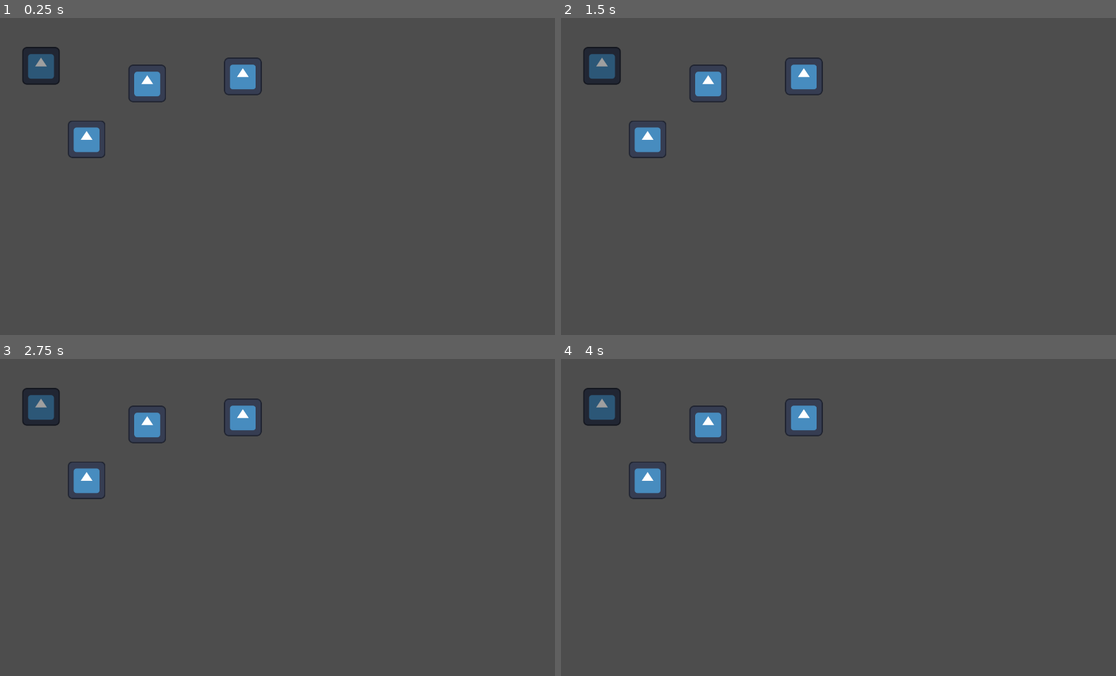
Above: before the commit, frames 1-4 (two rows, left to right).
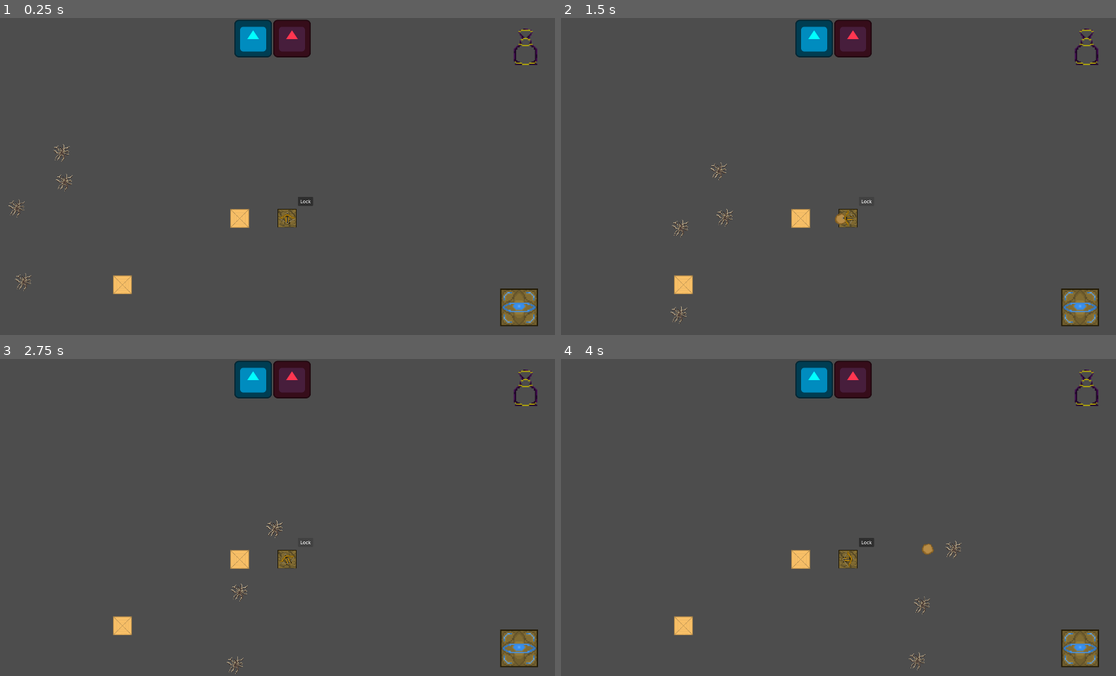
Above: after the commit, the same moments.

Repository: Kaczs/school-jam
Game: Godot game, scene res://Scenes/Levels/tower_testing.tscn
Two runs of this game, one before a commit and one after it. Both use one fixed random seed, a clock stepped at 60 frames per second and the inputs below. Before the commit the project starts from res://Scenes/Levels/wind_testing.tscn. The engine's default icon, where the game draws it, is replaced by a stand-in: a white triangle on a blue panel in a dark square.
Inputs (mouse positions are in pixels of both pictures, inside the frame that each line leads up to):
- Up to frame 1 (0.25 s): no input
- Up to frame 2 (1.5 s): click (866, 201) at 0.5 s, where only the run after the commit has a clickable "Lock"; click (866, 201) at 1.25 s, where only the run after the commit has a clickable "Lock"
- Up to frame 3 (2.75 s): click (305, 542) at 2 s, where only the run after the commit has a clickable "Lock"
- Up to frame 4 (4 s): move the mouse to (960, 501) at 2.77 s; press the mouse at (960, 501) at 2.78 s; tap 2 (global_wind, bound only after the commit) at 3.05 s; release the mouse at (960, 501) at 3.5 s; drag from (721, 533) to (805, 580) at 3.52 s

The runs differ from the first frame. In frame 1, 5.7% of the frame differs, in the area x 1-97%, y 0-98%; in frame 2, 5.6%; in frame 3, 5.6%; in frame 4, 5.7%, in the area x 3-97%, y 0-99%.

Commit message:
Wind strength adjust, sprite size changed

Diff:
--- a/Scenes/Enemies/normal_enemy.tscn
+++ b/Scenes/Enemies/normal_enemy.tscn
@@ -6,7 +6,7 @@
 [ext_resource type="Script" uid="uid://dlnn6cuk6ygi6" path="res://Scripts/health_component.gd" id="4_mtu75"]
 
 [sub_resource type="CircleShape2D" id="CircleShape2D_4j5cq"]
-radius = 64.00781
+radius = 40.0
 
 [node name="NormalEnemy" type="RigidBody2D" unique_id=924509886]
 gravity_scale = 0.0
@@ -17,6 +17,7 @@
 speed = 1000
 
 [node name="Icon" type="Sprite2D" parent="." unique_id=1000397959]
+scale = Vector2(0.5, 0.5)
 texture = ExtResource("2_4j5cq")
 
 [node name="CollisionShape2D" type="CollisionShape2D" parent="." unique_id=1822093921]
--- a/Scenes/Levels/tower_testing.tscn
+++ b/Scenes/Levels/tower_testing.tscn
@@ -5,6 +5,8 @@
 [ext_resource type="PackedScene" uid="uid://4xl7mw440pyc" path="res://Scenes/Enemies/normal_enemy.tscn" id="3_m8a1i"]
 [ext_resource type="PackedScene" uid="uid://dm8wart2qijrc" path="res://Scenes/box.tscn" id="4_hdrtn"]
 [ext_resource type="Texture2D" uid="uid://bvn10qkkhydl2" path="res://Assets/Sprites/icon.svg" id="6_qe3ev"]
+[ext_resource type="PackedScene" uid="uid://c2v52suxx5jrp" path="res://Scenes/Towers/ballista_tower.tscn" id="6_vqje4"]
+[ext_resource type="Texture2D" uid="uid://cg71fyi4gbplc" path="res://Assets/Sprites/EmptyWindBottle.png" id="7_vqje4"]
 
 [sub_resource type="NavigationPolygon" id="NavigationPolygon_hohpo"]
 vertices = PackedVector2Array(1914.0078, 0.9765625, 1915.9766, 1069.9375, 13, 1060.0469, 13, -1.9765625)
@@ -14,7 +16,7 @@
 [node name="TowerTesting" type="Node2D" unique_id=579830248]
 
 [node name="WindController" parent="." unique_id=1545098080 instance=ExtResource("1_hohpo")]
-wind_force = 100000
+wind_force = 80000
 
 [node name="NavigationRegion2D" type="NavigationRegion2D" parent="." unique_id=175698455]
 position = Vector2(-1, 7)
@@ -23,31 +25,49 @@
 [node name="Goal" parent="." unique_id=967983182 instance=ExtResource("2_cdicy")]
 position = Vector2(1798, 986)
 
-[node name="NormalEnemy8" parent="." unique_id=544796457 instance=ExtResource("3_m8a1i")]
-position = Vector2(80, 184)
-linear_damp = 3.0
+[node name="Box4" parent="." unique_id=1615796132 instance=ExtResource("4_hdrtn")]
+position = Vector2(848, 683)
 
-[node name="NormalEnemy9" parent="." unique_id=924509886 instance=ExtResource("3_m8a1i")]
-position = Vector2(98, 979)
-linear_damp = 3.0
+[node name="Box5" parent="." unique_id=1251485808 instance=ExtResource("4_hdrtn")]
+position = Vector2(450, 909)
 
-[node name="NormalEnemy10" parent="." unique_id=1971297874 instance=ExtResource("3_m8a1i")]
-position = Vector2(1782, 99)
-linear_damp = 3.0
+[node name="BallistaTower" parent="." unique_id=1845065025 instance=ExtResource("6_vqje4")]
+position = Vector2(1010, 682)
 
-[node name="Box4" parent="." unique_id=1615796132 instance=ExtResource("4_hdrtn")]
-position = Vector2(565, 447)
+[node name="NormalEnemy" parent="." unique_id=924509886 instance=ExtResource("3_m8a1i")]
+position = Vector2(76, 644)
+
+[node name="NormalEnemy2" parent="." unique_id=937981689 instance=ExtResource("3_m8a1i")]
+position = Vector2(100, 892)
+
+[node name="NormalEnemy3" parent="." unique_id=1444113877 instance=ExtResource("3_m8a1i")]
+position = Vector2(234, 514)
+
+[node name="NormalEnemy4" parent="." unique_id=961194345 instance=ExtResource("3_m8a1i")]
+position = Vector2(234, 514)
+
+[node name="EmptyWindBottle" type="Sprite2D" parent="." unique_id=489990750]
+position = Vector2(1820, 96)
+texture = ExtResource("7_vqje4")
 
 [node name="CanvasLayer" type="CanvasLayer" parent="." unique_id=1824534567]
 
 [node name="HBoxContainer" type="HBoxContainer" parent="CanvasLayer" unique_id=1245305268]
-offset_right = 40.0
-offset_bottom = 40.0
+anchors_preset = 5
+anchor_left = 0.5
+anchor_right = 0.5
+offset_left = -130.0
+offset_top = 6.0
+offset_right = 130.0
+offset_bottom = 134.0
+grow_horizontal = 2
 
 [node name="TextureRect" type="TextureRect" parent="CanvasLayer/HBoxContainer" unique_id=1271000071]
+modulate = Color(0, 1, 1, 1)
 layout_mode = 2
 texture = ExtResource("6_qe3ev")
 
 [node name="TextureRect2" type="TextureRect" parent="CanvasLayer/HBoxContainer" unique_id=750723332]
+modulate = Color(1, 0.21176471, 0.3137255, 1)
 layout_mode = 2
 texture = ExtResource("6_qe3ev")
--- a/Scenes/Towers/ballista_tower.tscn
+++ b/Scenes/Towers/ballista_tower.tscn
@@ -6,10 +6,10 @@
 [ext_resource type="PackedScene" uid="uid://tyig0pvks8tv" path="res://Scenes/wind_component.tscn" id="4_o54qx"]
 
 [sub_resource type="RectangleShape2D" id="RectangleShape2D_0qg46"]
-size = Vector2(128, 129)
+size = Vector2(64, 64)
 
 [sub_resource type="CircleShape2D" id="CircleShape2D_widou"]
-radius = 600.0
+radius = 400.0
 
 [node name="BallistaTower" type="RigidBody2D" unique_id=1845065025]
 collision_mask = 2
@@ -20,22 +20,24 @@
 
 [node name="Tower" type="Sprite2D" parent="." unique_id=1388674562]
 z_index = 1
+scale = Vector2(0.5, 0.5)
 texture = ExtResource("1_0qg46")
 
 [node name="Foundation" type="Sprite2D" parent="." unique_id=1267464107]
+scale = Vector2(0.5, 0.5)
 texture = ExtResource("2_widou")
 
 [node name="NavigationObstacle2D" type="NavigationObstacle2D" parent="." unique_id=1205763591]
-radius = 96.77
-vertices = PackedVector2Array(-66, -71, -66, 67, 67, 67, 68, -72)
+radius = 50.0
+vertices = PackedVector2Array(-32, -32, -32, 32, 32, 32, 32, -32)
 
 [node name="CollisionShape2D" type="CollisionShape2D" parent="." unique_id=1004457636]
-position = Vector2(0, -0.5)
 shape = SubResource("RectangleShape2D_0qg46")
 
 [node name="AttackRange" type="Area2D" parent="." unique_id=2112405781]
 
 [node name="CollisionShape2D" type="CollisionShape2D" parent="AttackRange" unique_id=1239513689]
+position = Vector2(-1, -1)
 shape = SubResource("CircleShape2D_widou")
 
 [node name="Cooldown" type="Timer" parent="." unique_id=313998838]
--- a/Scenes/box.tscn
+++ b/Scenes/box.tscn
@@ -1,9 +1,9 @@
 [gd_scene format=3 uid="uid://dm8wart2qijrc"]
 
-[ext_resource type="Texture2D" uid="uid://bvn10qkkhydl2" path="res://Assets/Sprites/icon.svg" id="1_ego7h"]
+[ext_resource type="Texture2D" uid="uid://2vw8cjobigj5" path="res://Assets/Sprites/Pyramid.png" id="1_xkb4e"]
 
 [sub_resource type="RectangleShape2D" id="RectangleShape2D_3m7ro"]
-size = Vector2(130, 131.5)
+size = Vector2(67, 66)
 
 [node name="Box" type="RigidBody2D" unique_id=1615796132]
 collision_layer = 3
@@ -13,12 +13,13 @@
 freeze = true
 
 [node name="CollisionShape2D" type="CollisionShape2D" parent="." unique_id=764754171]
-position = Vector2(0, -0.75)
+position = Vector2(0.5, 0)
 shape = SubResource("RectangleShape2D_3m7ro")
 
 [node name="Sprite2D" type="Sprite2D" parent="." unique_id=1097623701]
-texture = ExtResource("1_ego7h")
+scale = Vector2(0.5, 0.5)
+texture = ExtResource("1_xkb4e")
 
 [node name="NavigationObstacle2D" type="NavigationObstacle2D" parent="." unique_id=2100663169]
-radius = 96.77
+radius = 50.0
 vertices = PackedVector2Array(-66, -71, -66, 67, 67, 67, 68, -72)
--- a/Scenes/projectile.tscn
+++ b/Scenes/projectile.tscn
@@ -4,19 +4,20 @@
 [ext_resource type="Texture2D" uid="uid://c3metklfbaugy" path="res://Assets/Sprites/StoneSmall.png" id="2_tl4hk"]
 
 [sub_resource type="CircleShape2D" id="CircleShape2D_d4467"]
-radius = 50.01
+radius = 28.284271
 
 [node name="Projectile" type="Node2D" unique_id=1414743103]
 script = ExtResource("1_yr2qt")
 speed = 500.0
 
 [node name="Sprite2D" type="Sprite2D" parent="." unique_id=1003098276]
+scale = Vector2(0.5, 0.5)
 texture = ExtResource("2_tl4hk")
 
 [node name="Area2D" type="Area2D" parent="." unique_id=1930564038]
 
 [node name="CollisionShape2D" type="CollisionShape2D" parent="Area2D" unique_id=627920039]
-position = Vector2(-1, 8)
+position = Vector2(0, 4)
 shape = SubResource("CircleShape2D_d4467")
 
 [connection signal="body_entered" from="Area2D" to="." method="_on_area_2d_body_entered"]
--- a/Scenes/wind_component.tscn
+++ b/Scenes/wind_component.tscn
@@ -6,10 +6,10 @@
 script = ExtResource("1_bljqw")
 
 [node name="Button" type="Button" parent="." unique_id=235188524]
-offset_left = 57.0
-offset_top = -96.0
-offset_right = 109.0
-offset_bottom = -65.0
+offset_left = 36.0
+offset_top = -73.0
+offset_right = 88.0
+offset_bottom = -42.0
 text = "Lock"
 
 [connection signal="pressed" from="Button" to="." method="_on_button_pressed"]
--- a/Scripts/Towers/ballista_tower.gd
+++ b/Scripts/Towers/ballista_tower.gd
@@ -10,8 +10,11 @@
 		# Face the enemy
 		var angle = global_position.angle_to_point(targets[0].global_position)
 		turret.rotation = angle + PI/2
-		if cooldown_timer.is_stopped():
+		# Start the timer and spawn an initial shot
+		if cooldown_timer.time_left <= 0:
 			cooldown_timer.start()
+			spawn_projectile()
+
 
 func _on_attack_range_body_entered(body: Node2D) -> void:
 	if body.get_node_or_null("HealthComponent"):
@@ -23,12 +26,14 @@
 		targets.erase(body)
 	pass # Replace with function body.
 
+func spawn_projectile():
+	var new_projectile = projectile.instantiate()
+	new_projectile.assign_target(targets[0])
+	get_tree().get_root().add_child(new_projectile)
+	new_projectile.position = position
+
 
 func _on_cooldown_timeout() -> void:
+	# Every timeout
 	if targets.is_empty() == false:
-		print("Creating projectile")
-		var new_projectile = projectile.instantiate()
-		new_projectile.assign_target(targets[0])
-		get_tree().get_root().add_child(new_projectile)
-		new_projectile.position = position
-		#new_projectile.position = position
+		spawn_projectile()
--- a/Scripts/wind_controller.gd
+++ b/Scripts/wind_controller.gd
@@ -4,6 +4,14 @@
 var drag_direction = Vector2(0, 0)
 var accumulated_drag = Vector2.ZERO
 @export var local_size:float = 600
+var local_wind_mode = true
+
+func _process(_delta):
+	if Input.is_action_just_pressed("local_wind"):
+		local_wind_mode = true
+	if Input.is_action_just_pressed("global_wind"):
+		local_wind_mode = false
+
 
 # Getting the mouse drags to know what direction to send wind.
 func _input(event: InputEvent) -> void:
@@ -14,10 +22,11 @@
 	# Once we release the button act on that motion
 	if Input.is_action_just_released("wind"):
 		drag_direction = accumulated_drag.normalized()
-		# if in global wind mode
-		#global_wind(drag_direction)
+		if local_wind_mode == false:
+			global_wind(drag_direction)
 		# if in local wind mode
-		local_wind(drag_direction)
+		else:
+			local_wind(drag_direction)
 		accumulated_drag = Vector2.ZERO
 
 ## Use wind on everything in the group
@@ -28,11 +37,10 @@
 		# Slow enemies temp. when hitting them with wind?
 
 ## Use wind on bodies near the mouse, as opposed to the entire group
+## local wind is a bit stronger
 func local_wind(direction:Vector2):
-	print("Local wind")
 	var targets = get_tree().get_nodes_in_group("affected by wind")
 	for target in targets:
 		if target.global_position.distance_to(get_viewport().get_mouse_position()) <= local_size:
-			print("Target distance: ", target.global_position.distance_to(get_viewport().get_mouse_position()))
-			print("Applying wind")
-			target.parent_body.apply_force(direction * wind_force)
+			#print("Target distance: ", target.global_position.distance_to(get_viewport().get_mouse_position()))
+			target.parent_body.apply_force(direction * (wind_force*2))
--- a/project.godot
+++ b/project.godot
@@ -15,7 +15,7 @@
 [application]
 
 config/name="School Jam"
-run/main_scene="uid://cyiyd1u3qpvu1"
+run/main_scene="uid://cv28q5shj67n4"
 config/features=PackedStringArray("4.6", "GL Compatibility")
 config/icon="res://Assets/Sprites/icon.svg"
 
@@ -36,6 +36,16 @@
 "events": [Object(InputEventMouseButton,"resource_local_to_scene":false,"resource_name":"","device":-1,"window_id":0,"a …(253 unchanged characters)…
 ]
 }
+global_wind={
+"deadzone": 0.2,
+"events": [Object(InputEventKey,"resource_local_to_scene":false,"resource_name":"","device":-1,"window_id":0,"alt_pressed":false,"shift_pressed":false,"ctrl_pressed":false,"meta_pressed":false,"pressed":false,"keycode":0,"physical_keycode":50,"key_label":0,"unicode":50,"location":0,"echo":false,"script":null)
+]
+}
+local_wind={
+"deadzone": 0.2,
+"events": [Object(InputEventKey,"resource_local_to_scene":false,"resource_name":"","device":-1,"window_id":0,"alt_pressed":false,"shift_pressed":false,"ctrl_pressed":false,"meta_pressed":false,"pressed":false,"keycode":0,"physical_keycode":49,"key_label":0,"unicode":49,"location":0,"echo":false,"script":null)
+]
+}
 
 [physics]
 
